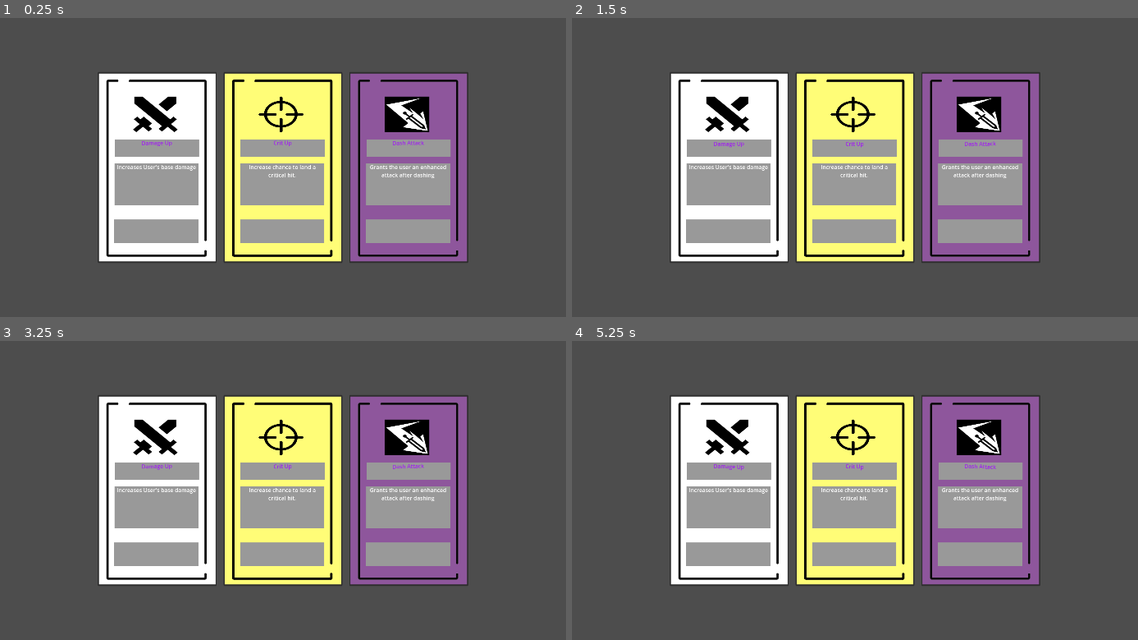
Above: before the commit, frames 1-4 (two rows, left to right).
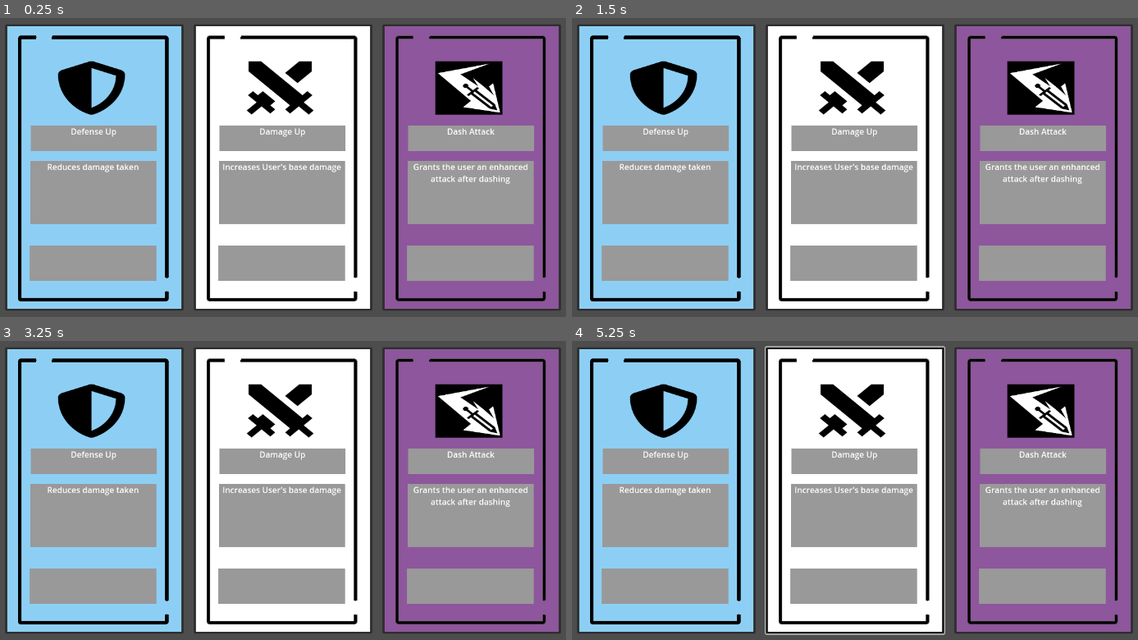
Above: after the commit, the same moments.

Repository: bradlycarpenter/Project-H-Phase-2
Game: Godot game, scene res://local_assets/ui/item_menu/scene/item_menu.tscn
The game is run twice, just before and just after one commit, with the same random seed, the same clock (stepped at 60 frames per second) and the same inputs. This scene is started directly instead of the project's main scene.
Inputs (mouse positions are in pixels of both pictures, inside the frame that each line leads up to):
- Up to frame 1 (0.25 s): no input
- Up to frame 2 (1.5 s): click "[wave amp=15 freq=8][color=pu…" (after the commit: "[center]Defense Up[/center]") at 0.5 s; click "[wave amp=15 freq=8][color=pu…" (after the commit: "[center]Damage Up[/center]") at 1.25 s
- Up to frame 3 (3.25 s): click "[wave amp=15 freq=8][color=pu…" (after the commit: "[center]Dash Attack[/center]") at 2 s; tap Enter at 2.75 s; move the mouse to (430, 472) at 2.77 s; hold D (p1_move_right) from 2.78 s (still down); click (430, 472) at 2.85 s
- Up to frame 4 (5.25 s): tap Space (p1_dodge) at 3.5, 5, 5.1 s; move the mouse to (724, 508) at 3.52 s; release D (p1_move_right) at 3.53 s; hold S (p1_move_down) 3.53-4.28 s; right-click (724, 508) at 3.6 s; tap Enter at 4.25 s; move the mouse to (922, 409) at 4.27 s; hold D (p1_move_right) 4.28-5.03 s; tap E (p1_attack_special) at 4.35 s; move the mouse to (821, 565) at 5.02 s; hold W (p1_move_up) from 5.03 s (still down); click (821, 565) at 5.17 s

The runs differ from the first frame. In frame 1, 84% of the frame differs, in the area x 0-100%, y 2-98%; in frame 2, 84%; in frame 3, 84%; in frame 4, 84%, in the area x 0-100%, y 1-99%.

Commit message:
added fully random items in item selection

Diff:
--- a/local_assets/actors/items/crit_up.tres
+++ b/local_assets/actors/items/crit_up.tres
@@ -2,7 +2,7 @@
 
 [ext_resource type="Script" path="res://local_assets/actors/items/item.gd" id="1_f6as4"]
 [ext_resource type="Texture2D" uid="uid://ms7qhxg6adtr" path="res://local_assets/actors/items/item_icons/crit.png" id="1_wglpm"]
-[ext_resource type="Texture2D" uid="uid://kth2fht4tnjb" path="res://local_assets/ui/item_menu/art/bg_colour/item_very_rare.png" id="3_xedbb"]
+[ext_resource type="Texture2D" uid="uid://beok3x3ruc3y4" path="res://local_assets/ui/item_menu/art/bg_colour/item_uncommon.png" id="3_tu0hl"]
 
 [resource]
 script = ExtResource("1_f6as4")
@@ -12,4 +12,5 @@
 stat_boost = {
 "crit": 0.05
 }
-tier = ExtResource("3_xedbb")
+tier = "Uncommon"
+tierColor = ExtResource("3_tu0hl")
--- a/local_assets/actors/items/damage_up.tres
+++ b/local_assets/actors/items/damage_up.tres
@@ -12,4 +12,5 @@
 stat_boost = {
 "damage": 5.0
 }
-tier = ExtResource("3_dhygd")
+tier = "Uncommon"
+tierColor = ExtResource("3_dhygd")
--- a/local_assets/actors/items/dash_attack.tres
+++ b/local_assets/actors/items/dash_attack.tres
@@ -10,4 +10,5 @@
 name = "Dash Attack"
 description = "Grants the user an enhanced attack after dashing"
 stat_boost = {}
-tier = ExtResource("3_7vrjh")
+tier = "Epic"
+tierColor = ExtResource("3_7vrjh")
--- a/local_assets/actors/items/def_up.tres
+++ b/local_assets/actors/items/def_up.tres
@@ -12,4 +12,5 @@
 stat_boost = {
 "defense": 5.0
 }
-tier = ExtResource("3_bdvgd")
+tier = "Rare"
+tierColor = ExtResource("3_bdvgd")
--- a/local_assets/actors/items/extra_dash.tres
+++ b/local_assets/actors/items/extra_dash.tres
@@ -12,4 +12,5 @@
 stat_boost = {
 "dash_count": 1
 }
-tier = ExtResource("3_oy1gd")
+tier = "Legendary"
+tierColor = ExtResource("3_oy1gd")
--- a/local_assets/actors/items/health_up.tres
+++ b/local_assets/actors/items/health_up.tres
@@ -12,4 +12,5 @@
 stat_boost = {
 "health": 5
 }
-tier = ExtResource("3_yqud1")
+tier = "Uncommon"
+tierColor = ExtResource("3_yqud1")
--- a/local_assets/actors/items/item.gd
+++ b/local_assets/actors/items/item.gd
@@ -5,7 +5,8 @@
 @export var name: String
 @export var description: String
 @export var stat_boost: Dictionary = {}
-@export var tier: Texture
+@export var tier: String
+@export var tierColor: Texture
 
 func apply_effect(player):
 	for stat in stat_boost:
--- a/local_assets/actors/items/speed_up.tres
+++ b/local_assets/actors/items/speed_up.tres
@@ -12,4 +12,5 @@
 stat_boost = {
 "speed": 50.0
 }
-tier = ExtResource("3_noei2")
+tier = "Rare"
+tierColor = ExtResource("3_noei2")
--- a/local_assets/ui/item_menu/scene/item_menu.tscn
+++ b/local_assets/ui/item_menu/scene/item_menu.tscn
@@ -1,10 +1,14 @@
-[gd_scene load_steps=10 format=3 uid="uid://63emhawrxd1t"]
+[gd_scene load_steps=14 format=3 uid="uid://63emhawrxd1t"]
 
 [ext_resource type="Script" path="res://local_assets/ui/item_menu/src/set_items.gd" id="1_o2dvo"]
+[ext_resource type="Resource" uid="uid://qjsklmkv76yy" path="res://local_assets/actors/items/health_up.tres" id="2_bu3on"]
 [ext_resource type="Texture2D" uid="uid://beok3x3ruc3y4" path="res://local_assets/ui/item_menu/art/bg_colour/item_uncommon.png" id="2_jds35"]
 [ext_resource type="Resource" uid="uid://6mv87mfm6i8g" path="res://local_assets/actors/items/damage_up.tres" id="2_lljxa"]
 [ext_resource type="Resource" uid="uid://ce3wn4bvl7r6s" path="res://local_assets/actors/items/crit_up.tres" id="3_sv0v2"]
+[ext_resource type="Resource" uid="uid://bxj8gouc1b1qq" path="res://local_assets/actors/items/def_up.tres" id="4_mjkdf"]
+[ext_resource type="Resource" uid="uid://cpfybxkubavxw" path="res://local_assets/actors/items/speed_up.tres" id="4_snx16"]
 [ext_resource type="Resource" uid="uid://cqd50tc8o4044" path="res://local_assets/actors/items/dash_attack.tres" id="4_uxs3c"]
+[ext_resource type="Resource" uid="uid://cqis51v8wl7lx" path="res://local_assets/actors/items/extra_dash.tres" id="7_k20v6"]
 
 [sub_resource type="StyleBoxEmpty" id="StyleBoxEmpty_gjgyy"]
 
@@ -46,9 +50,13 @@
 theme_override_constants/separation = 20
 alignment = 1
 script = ExtResource("1_o2dvo")
-item1 = ExtResource("2_lljxa")
+item1 = ExtResource("2_bu3on")
 item2 = ExtResource("3_sv0v2")
-item3 = ExtResource("4_uxs3c")
+item3 = ExtResource("4_mjkdf")
+item4 = ExtResource("4_snx16")
+item5 = ExtResource("2_lljxa")
+item6 = ExtResource("7_k20v6")
+item7 = ExtResource("4_uxs3c")
 
 [node name="Button" type="Button" parent="PanelContainer/MarginContainer/HBoxContainer"]
 layout_mode = 2
--- a/local_assets/ui/item_menu/src/set_items.gd
+++ b/local_assets/ui/item_menu/src/set_items.gd
@@ -3,31 +3,95 @@
 @export var item1: Item
 @export var item2: Item
 @export var item3: Item
+@export var item4: Item
+@export var item5: Item
+@export var item6: Item
+@export var item7: Item
 
 @onready var display_item1: Button = $Button
 @onready var display_item2: Button = $Button2
 @onready var display_item3: Button = $Button3
+
 var item1_children
 var item2_children
 var item3_children
 
+var rarities = {"Uncommon": 60,
+				"Rare": 25,
+				"Epic": 10,
+				"Legendary": 5}
+
+var items_by_tier = {
+	"Uncommon": [],
+	"Rare": [],
+	"Epic": [],
+	"Legendary": []
+}
+
+var rng = RandomNumberGenerator.new()
+
 # Called when the node enters the scene tree for the first time.
 func _ready() -> void:
+	categorize_items()
+
+	var random_rarities = []
+	for n in 3:
+		random_rarities.append(get_rarity())
+
+	var selected_items = []
+	for rarity in random_rarities:
+		selected_items.append(get_random_item_by_rarity(rarity))
+
 	item1_children = display_item1.get_children()
 	item2_children = display_item2.get_children()
 	item3_children = display_item3.get_children()
-	setItems(display_item1, item1_children, item1)
-	setItems(display_item2, item2_children, item2)
-	setItems(display_item3, item3_children, item3)
+	setItems(display_item1, item1_children, selected_items[0])
+	setItems(display_item2, item2_children, selected_items[1])
+	setItems(display_item3, item3_children, selected_items[2])
+
 # Called every frame. 'delta' is the elapsed time since the previous frame.
 func _process(_delta: float) -> void:
 	pass
 
-# Legendary Text Effect = "[tornado radius=2 freq=4][color=yellow]" + item.name + "[/color][/tornado]"
-# Epic Text Effect = "[wave amp=15 freq=8][color=purple]" + item.name + "[/color][/wave]"
+# Legendary Text Effect = "[tornado radius=2 freq=4][color=yellow][center]" + item.name + "[/center][/color][/tornado]"
+# Epic Text Effect = "[wave amp=15 freq=8][color=purple][center]" + item.name + "[/center][/color][/wave]"
 func setItems(display_item, item_children, item):
 	item_children[0].texture = item.icon
 	item_children[0].expand = true
-	item_children[1].text = "[wave amp=15 freq=8][color=purple][center]" + item.name + "[/center][/color][/wave]"
+	item_children[1].text = "[center]" + item.name + "[/center]"
 	item_children[2].text = "[center]" + item.description + "[/center]"
-	display_item.icon = item.tier
+	display_item.icon = item.tierColor
+
+func get_rarity():
+	rng.randomize()
+
+	var weighted_sum = 0
+
+	for n in rarities:
+		weighted_sum += rarities[n]
+
+	var item = rng.randi_range(0, weighted_sum)
+
+	for n in rarities:
+		if item <= rarities[n]:
+			return n
+		item -= rarities[n]
+
+func categorize_items():
+	var all_items = [item1, item2, item3, item4, item5, item6, item7]
+	for item in all_items:
+		if item.tier in items_by_tier:
+			items_by_tier[item.tier].append(item)
+
+# Function to see what items are in what rarity
+func print_items():
+	for tier in items_by_tier.keys():
+		print("Tier:", tier)
+		for item in items_by_tier[tier]:
+			print("- Item:", item.name)
+
+func get_random_item_by_rarity(rarity):
+	var items = items_by_tier[rarity]
+	if items.size() > 0:
+		return items[rng.randi_range(0, items.size() -1)]
+	return null
--- a/project.godot
+++ b/project.godot
@@ -17,9 +17,8 @@
 
 [display]
 
-window/size/viewport_width=1920
-window/size/viewport_height=1080
-window/size/mode=3
+window/size/viewport_width=1280
+window/size/viewport_height=720
 window/size/initial_position_type=2
 window/stretch/mode="viewport"
 
